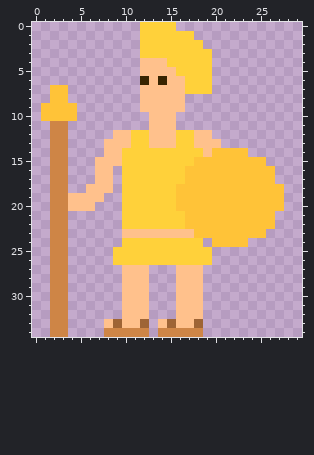
One commit to this pixel-art sprite: WrathOfTheGods/Content/achilles.png. The first picture shows the starting point.
The file is 30x35 pixels.
The same view after the edit:
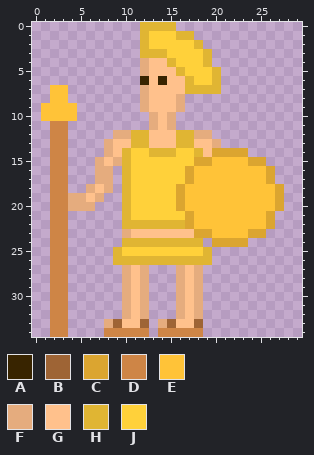
Palette (. is transparent): A #382400  B #9e6435  C #dba530  D #ce8546  E #ffc338  F #e5ac7e  G #ffc18c  H #e0b533  J #ffd13a
From old to new:
Changed rows in their new state; - is an unchanged pixel.
first column x 4:
 0 --------HHHH------------
 1 --------H---HH----------
 2 --------H-----H---------
 3 --------HHH----H--------
 4 --------F--H---H--------
 5 --------F---H---H-------
 6 -------------H--H-------
 7 --------F----HHHH-------
 8 --------F---F-----------
 9 --------F---F-----------
10 ---------F-F------------
11 ---------F-F------------
12 -----FFHH---HHFF--------
13 ----F--HH---HH--F-------
14 ----F-H--HHH--H-CCCC----
15 ---F-FH-------CC----CC--
16 ---FF-H------C--------C-
17 ---FF-H------C--------C-
18 --F-F-H-----C----------C
19 FF-F--H-----C----------C
20 FFF---H-----C----------C
21 ------H------C--------C-
22 ------HHHHHHHC--------C-
23 ------F-------CC----CC--
24 ------HHHHHHHHH-CCCC----
25 -----H---------H--------
26 -----HHHHHHHHHHH--------
27 ------F-F---F-F---------
28 ------F-F---F-F---------
29 ------F-F---F-F---------
30 ------F-F---F-F---------
31 ------F-F---F-F---------
32 ------F-F---F-F---------
33 ----F-----F-------------
